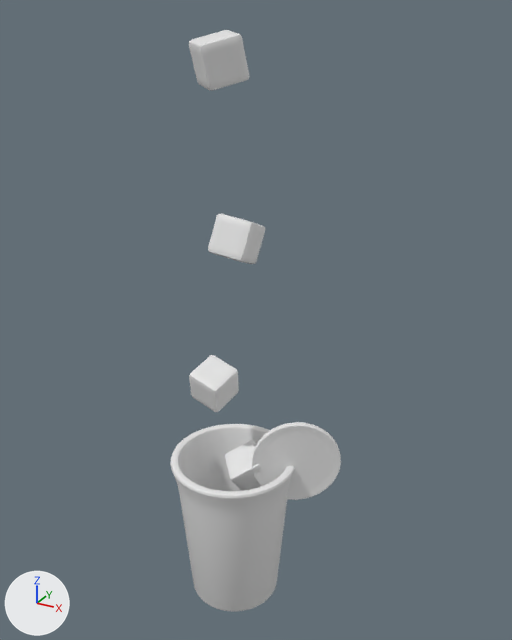
Before and after pictures for a commit that changed the OBJ model public/assets/drink-baked/blog0014.obj.
One viewpoint serves both versions: a camera (50 mm lens) standing at (7.06, -11.77, 13.14) and looking at (0.41, 0.33, 7.09). The lights are fixed; the arrows at lower left show +X, +Y and +Z. The first picture is the older version. Where no turn or scale is listed for an object, it has been applied to the vertices.
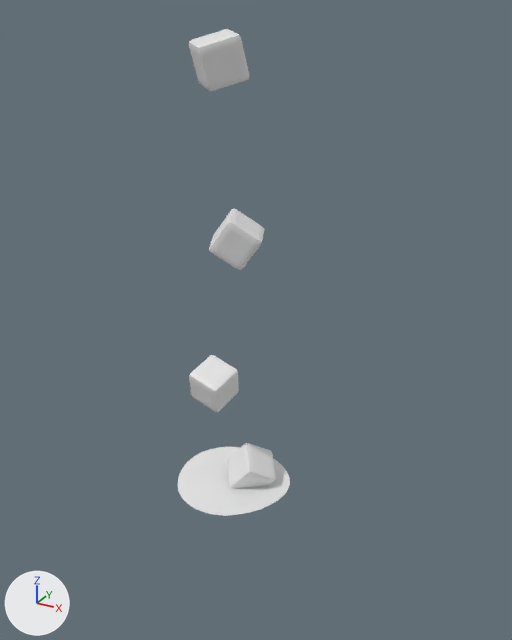
What the commit changed:
me_cube is used by ob_cube; location (0.0, 0.0, 0.0).
me_cube had 386 vertices, 384 faces and spanned x -0.3..0.905, y -0.416..0.841, z 2.78..3.957.
me_cube now has 386 vertices, 384 faces and spans x -0.297..0.981, y -0.332..0.781, z 2.719..3.96.
me_cube part 1: the whole mesh is multiplied about its middle by the matrix ((-0.94, -0.042, 0.337), (0.335, 0.052, 0.941), (-0.057, 0.998, -0.035)), then moved by (0.039, 0.012, -0.029).
me_cube_002 is used by ob_cube_002; location (0.0, 0.0, 0.0).
me_cube_002 had 386 vertices, 384 faces and spanned x -0.324..0.586, y -0.46..0.554, z 8.372..9.44.
me_cube_002 now has 386 vertices, 384 faces and spans x -0.493..0.755, y -0.498..0.592, z 8.351..9.462.
me_cube_002 part 2: the whole mesh is multiplied about its middle by the matrix ((0.405, 0.898, 0.17), (-0.914, 0.389, 0.118), (0.04, -0.203, 0.978)).
me_plane is used by ob_plane; location (0.0, 0.0, 0.0).
me_plane had 250 vertices, 72 faces and spanned x -1.31..1.31, y -1.3..1.3, z 3.01..3.13.
me_plane now has 216 vertices, 159 faces and spans x -1.31..1.31, y -1.31..1.31, z 3.01..3.13.
me_plane part 3: 20 vertices moved from x -1.28..1.28, y -1.3..1.3, z 3.03..3.13 to x -1.29..1.29, y -1.31..1.31, z 3.03..3.13; 176 vertices removed from x -1.31..1.31, y -1.3..1.3, z 3.01..3.13; 142 vertices added at x -1.29..1.29, y -1.29..1.29, z 3.01..3.13.
Object 'Circle.001' (ob_circle_001) is deleted.
Object 'Cylinder' (ob_cylinder) is deleted.

Where the change shows, as pixel boxes (x1, y1, x2, y2) in the pictures (512 x 640 px; the box of a moved part takes in the faces that stretch with it):
'Cylinder', deleted
    before: (171, 424, 295, 611)
'Circle.001', deleted
    before: (252, 422, 341, 500)
'Cube.002', reshaped (24% taller)
    before: (208, 214, 265, 264)
    after: (209, 208, 265, 270)
'Cube', reshaped
    before: (225, 440, 261, 491)
    after: (227, 443, 276, 488)
part 3 of me_plane, moved or reshaped (not visible before)
    after: (177, 447, 290, 516)
